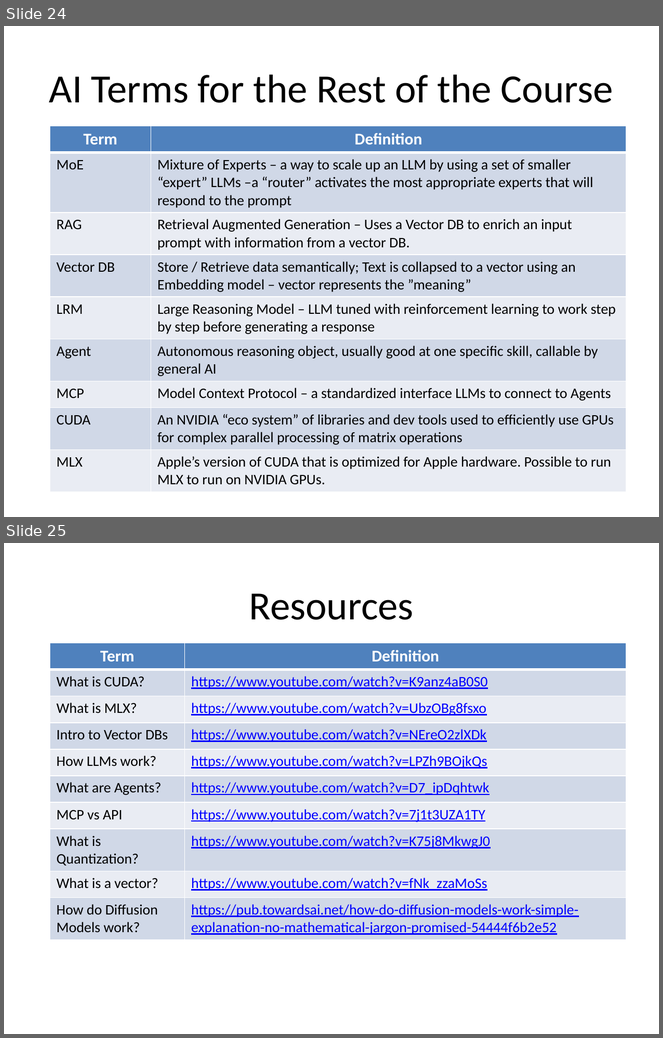
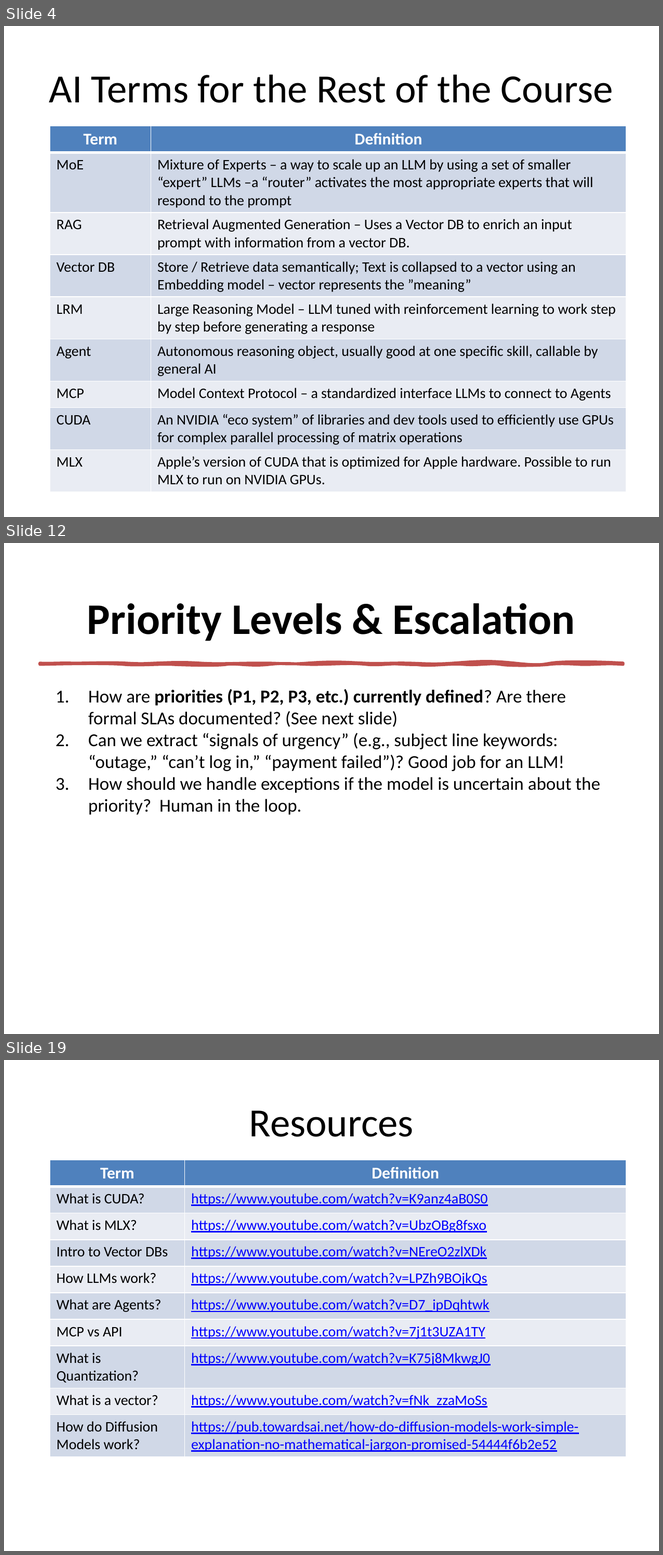
Before and after one commit to tniccum21/LLM_Class, a slide deck: Week02/Week02.pptx. Shown one above the other, each under a label of ours: slides 24 and 25 before the commit, slides 4, 12 and 19 after it; the slides between them are not shown. The pictures are 663x1038 and 663x1555 pixels, drawn with LibreOffice and Linux fonts; fonts in the diff are those of the drawing. Boxes give left, top, right and bottom in pixels: in the first picture for what was removed or moved away, otherwise in the second. Text is boxed around its words. In the diff, an @@ line names an element or a change of style, - is before the commit and + after.

```diff
--- a/Week02/Week02.pptx
+++ b/Week02/Week02.pptx
@@ slide 12 added at box(4, 543, 659, 1034), background #FFFFFF @@
@@ title added at box(87, 603, 575, 641), 48 pt, text #000000, bold @@
+Priority Levels & Escalation
@@ freeform shape added at box(40, 663, 623, 664), fill #C0504D, outline #C0504D 3.25 pt @@
@@ text added at box(88, 689, 600, 815), 20 pt, text #000000 @@
+1. How are priorities (P1, P2, P3, etc.) currently defined? Are there formal SLAs documented? (See next slide)
+2. Can we extract “signals of urgency” (e.g., subject line keywords: “outage,” “can’t log in,” “payment failed”)? Good job for an LLM!
+3. How should we handle exceptions if the model is uncertain about the priority? Human in the loop.
@@ what was slide 24 is now slide 4 @@
@@ what was slide 25 is now slide 19 @@
```
Also in this commit, not shown: 3 slides changed, 13 other slides added, 22 slides removed, 5 other files.
